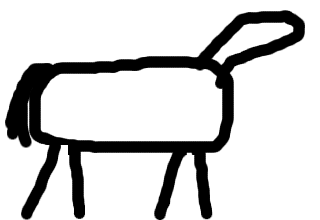
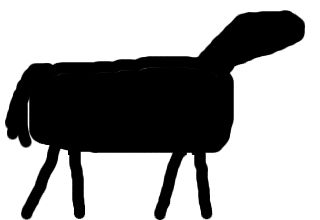
Layers edited between the first and the second 320×220 image:
painted on "1" over <box>40,21,294,154</box>
